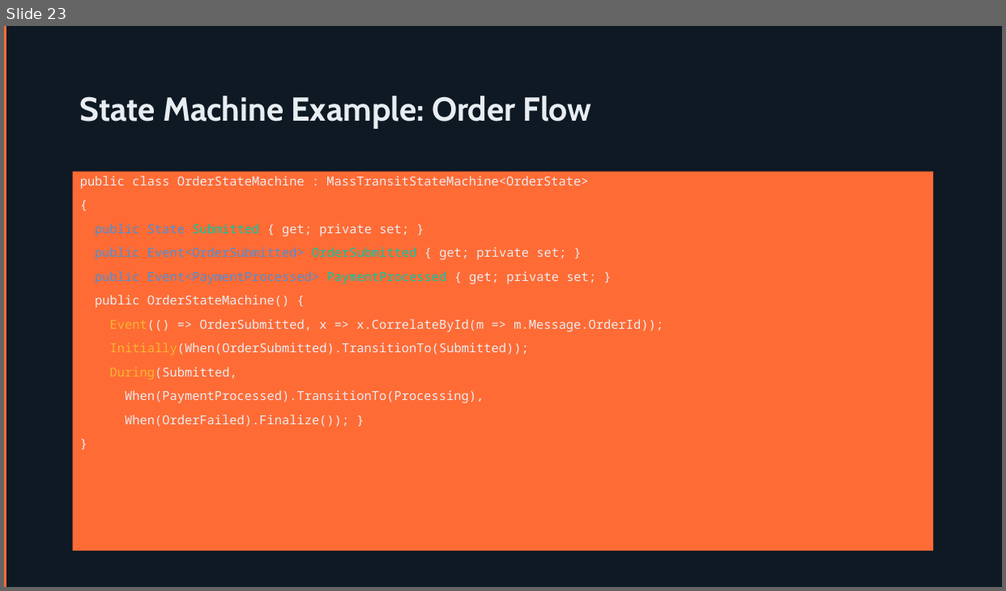
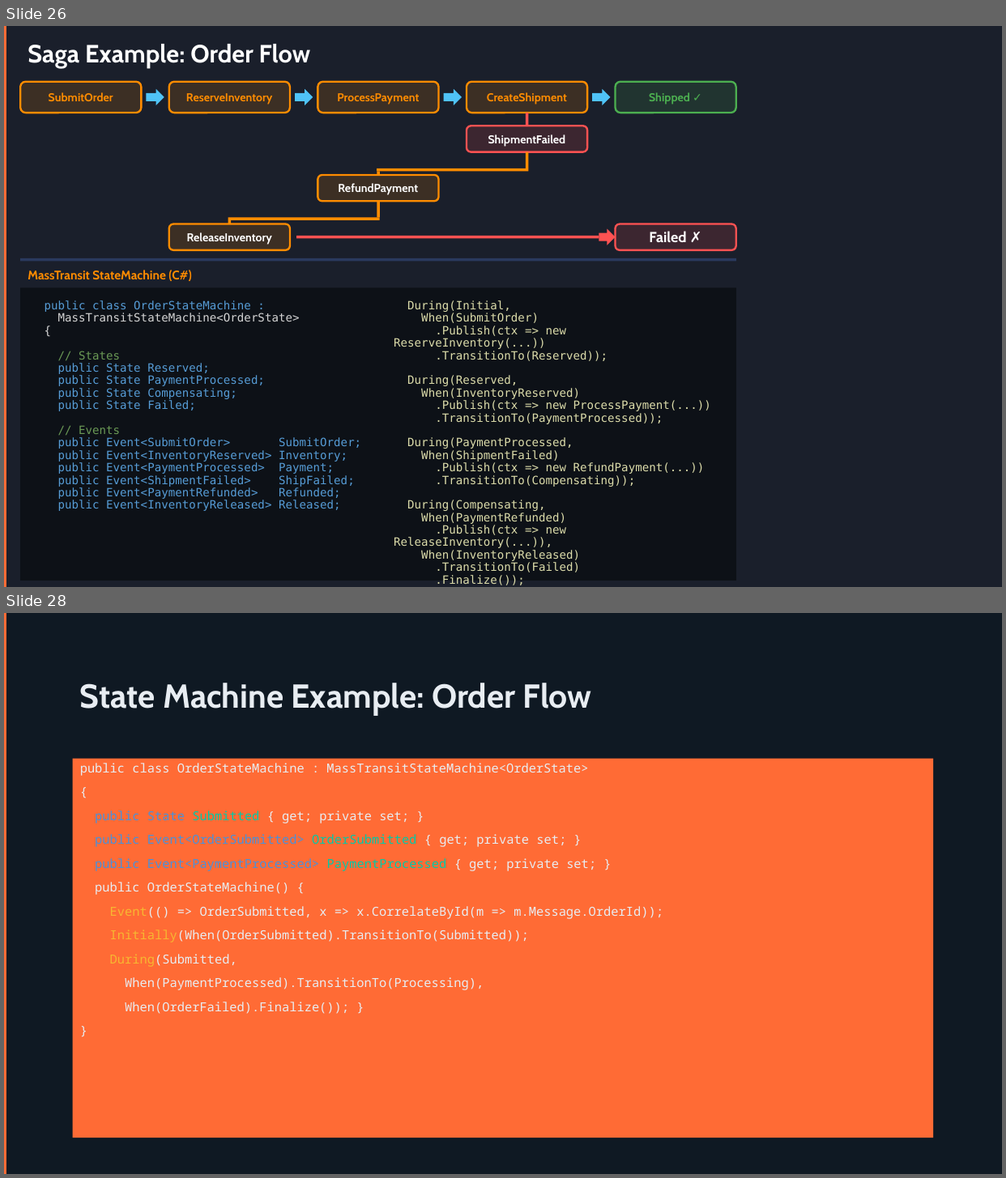
Before and after one commit to caodangkhoa600/MasstransitPresentation, a slide deck: RabbitMQ & MassTransit.pptx. Shown one above the other, each under a label of ours: slide 23 before the commit, slides 26 and 28 after it; the slides between them are not shown. The pictures are 1006x591 and 1006x1178 pixels, drawn with LibreOffice and Linux fonts; fonts in the diff are those of the drawing. Boxes give left, top, right and bottom in pixels: in the first picture for what was removed or moved away, otherwise in the second. Text is boxed around its words. In the diff, an @@ line names an element or a change of style, - is before the commit and + after.

```diff
--- a/RabbitMQ & MassTransit.pptx
+++ b/RabbitMQ & MassTransit.pptx
@@ slide 26 added at (4, 26, 1002, 587), background #1A1F2B; not listed: 1 template element that a slide beside it also shows @@
@@ text added at (27, 44, 310, 68), 24 pt, text #FFFFFF, bold @@
+Saga Example: Order Flow
@@ rounded rectangle added at (20, 81, 142, 113), fill #FF8C00 at 15% opacity, outline #FF8C00 1.8 pt, 11 pt, text #FF8C00, bold @@
+SubmitOrder
@@ right arrow added at (147, 89, 164, 105), fill #4FC3F7 @@
@@ rounded rectangle added at (169, 81, 291, 113), fill #FF8C00 at 15% opacity, outline #FF8C00 1.8 pt, 11 pt, text #FF8C00, bold @@
+ReserveInventory
@@ right arrow added at (296, 89, 313, 105), fill #4FC3F7 @@
@@ rounded rectangle added at (317, 81, 439, 113), fill #FF8C00 at 15% opacity, outline #FF8C00 1.8 pt, 11 pt, text #FF8C00, bold @@
+ProcessPayment
@@ right arrow added at (444, 89, 462, 105), fill #4FC3F7 @@
@@ rounded rectangle added at (467, 81, 588, 113), fill #FF8C00 at 15% opacity, outline #FF8C00 1.8 pt, 11 pt, text #FF8C00, bold @@
+CreateShipment
@@ right arrow added at (592, 89, 611, 105), fill #4FC3F7 @@
@@ rounded rectangle added at (616, 81, 737, 113), fill #4CAF50 at 15% opacity, outline #4CAF50 1.8 pt, 11 pt, text #4CAF50, bold @@
+Shipped ✓
@@ rectangle added at (526, 113, 529, 126), fill #FF5252 @@
@@ rounded rectangle added at (467, 126, 588, 152), fill #FF5252 at 15% opacity, outline #FF5252 1.8 pt, 11 pt, text #FFFFFF, bold @@
+ShipmentFailed
@@ rectangle added at (377, 169, 529, 171), fill #FF8C00 @@
@@ rectangle added at (377, 171, 380, 175), fill #FF8C00 @@
@@ rectangle added at (526, 152, 529, 169), fill #FF8C00 @@
@@ rounded rectangle added at (317, 175, 439, 201), fill #FF8C00 at 15% opacity, outline #FF8C00 1.8 pt, 11 pt, text #FFFFFF, bold @@
+RefundPayment
@@ rectangle added at (228, 218, 380, 220), fill #FF8C00 @@
@@ rectangle added at (377, 201, 380, 218), fill #FF8C00 @@
@@ rounded rectangle added at (169, 224, 291, 250), fill #FF8C00 at 15% opacity, outline #FF8C00 1.8 pt, 11 pt, text #FFFFFF, bold @@
+ReleaseInventory
@@ rectangle added at (228, 220, 231, 224), fill #FF8C00 @@
@@ rectangle added at (296, 236, 599, 238), fill #FF5252 @@
@@ right arrow added at (599, 228, 616, 246), fill #FF5252 @@
@@ rounded rectangle added at (616, 224, 737, 250), fill #FF5252 at 15% opacity, outline #FF5252 1.8 pt, 14 pt, text #FFFFFF, bold @@
+Failed ✗
@@ rectangle added at (20, 258, 736, 262), fill #2A3A5E @@
@@ rectangle added at (20, 288, 736, 581), fill #0D1117 @@
@@ text added at (27, 270, 191, 281), 12 pt, text #FF8C00, bold @@
+MassTransit StateMachine (C#)
@@ text added at (44, 301, 361, 511), 11 pt, text #569CD6 @@
+public class OrderStateMachine :
+MassTransitStateMachine<OrderState>
+{
+// States
+public State Reserved;
+public State PaymentProcessed;
+public State Compensating;
+public State Failed;
+// Events
+public Event<SubmitOrder> SubmitOrder;
+public Event<InventoryReserved> Inventory;
+public Event<PaymentProcessed> Payment;
+public Event<ShipmentFailed> ShipFailed;
+public Event<PaymentRefunded> Refunded;
+public Event<InventoryReleased> Released;
@@ text added at (394, 301, 711, 573), 11 pt, text #DCDCAA @@
+During(Initial,
+When(SubmitOrder)
+.Publish(ctx => new ReserveInventory(...))
+.TransitionTo(Reserved));
+During(Reserved,
+When(InventoryReserved)
+.Publish(ctx => new ProcessPayment(...))
+.TransitionTo(PaymentProcessed));
+During(PaymentProcessed,
+When(ShipmentFailed)
+.Publish(ctx => new RefundPayment(...))
+.TransitionTo(Compensating));
+During(Compensating,
+When(PaymentRefunded)
+.Publish(ctx => new ReleaseInventory(...)),
+When(InventoryReleased)
+.TransitionTo(Failed)
+.Finalize());
+}
@@ what was slide 23 is now slide 28 @@
```
Also in this commit, not shown: 5 other slides added, 16 other files.
